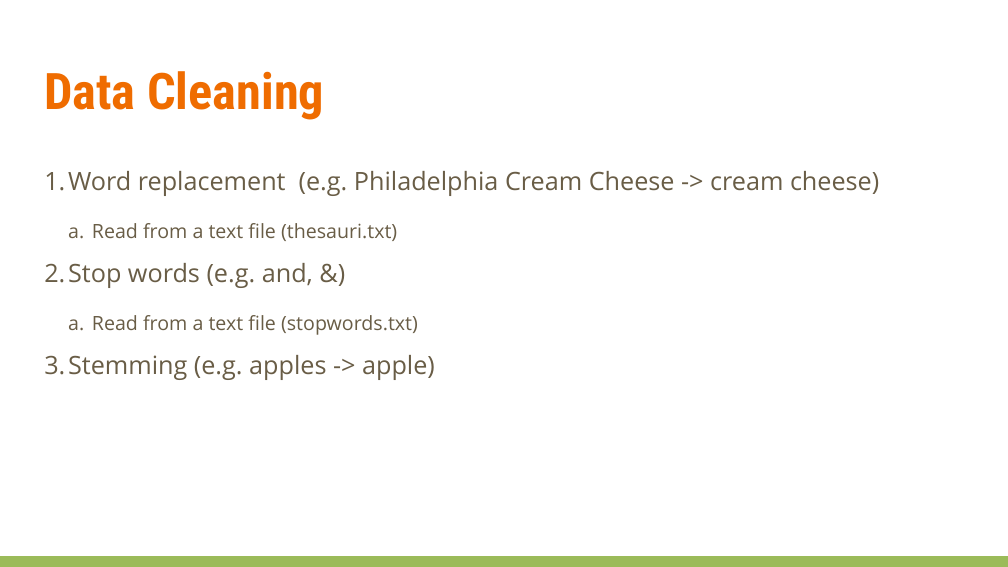
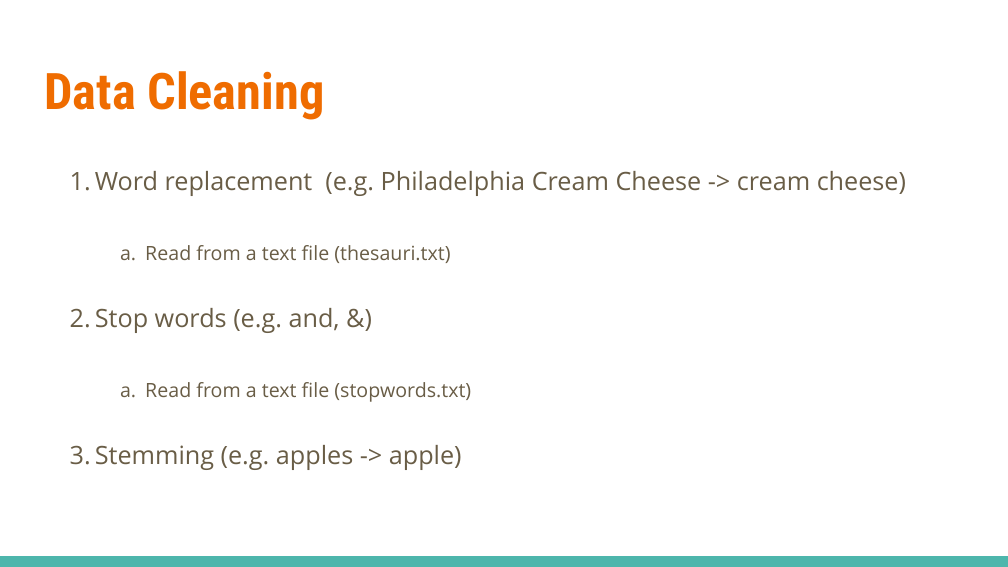
Before and after one commit to bluegrapes/DAT8Coursework, a slide deck: slide 15 of project2/What’s Cooking.pptx. Drawn at 1008x567 pixels with LibreOffice and Linux fonts; fonts in the diff are those of the drawing. Boxes give left, top, right and bottom in pixels: in the first picture for what was removed or moved away, otherwise in the second. Text is boxed around its words. In the diff, an @@ line names an element or a change of style, - is before the commit and + after.

```diff
--- a/project2/What’s Cooking.pptx
+++ b/project2/What’s Cooking.pptx
@@ text "Word replacement (e.g. Philadelphia Cream ..." at (x1=95, y1=171, x2=906, y2=470): indent changed; more space between paragraphs @@
@@ rectangle at (x1=0, y1=556, x2=1008, y2=567): fill #9BBB59 to #4DB6AC @@
```
Also in this commit, not shown: 23 other slides changed, 3 slides added, 10 slides removed, 1 other file.
